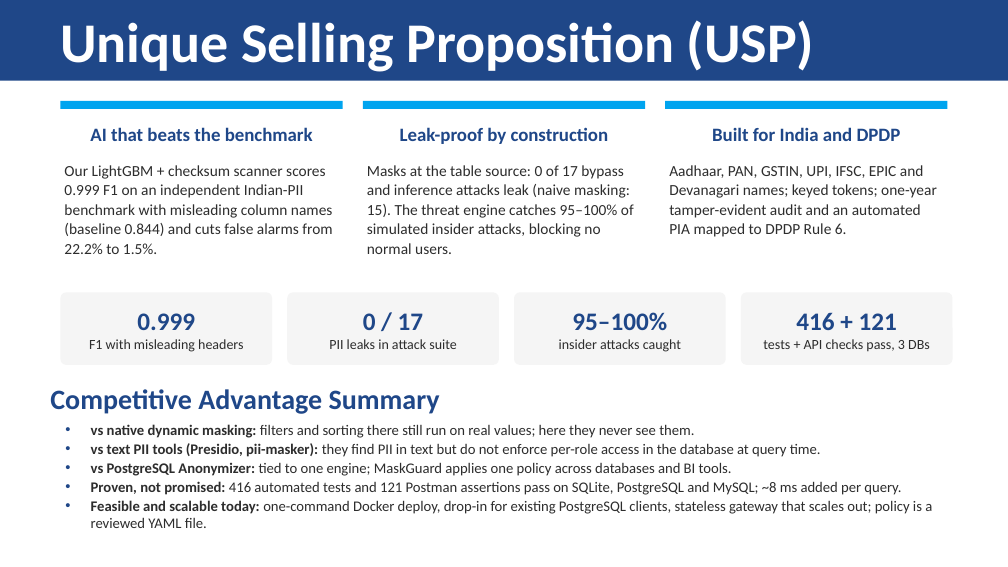
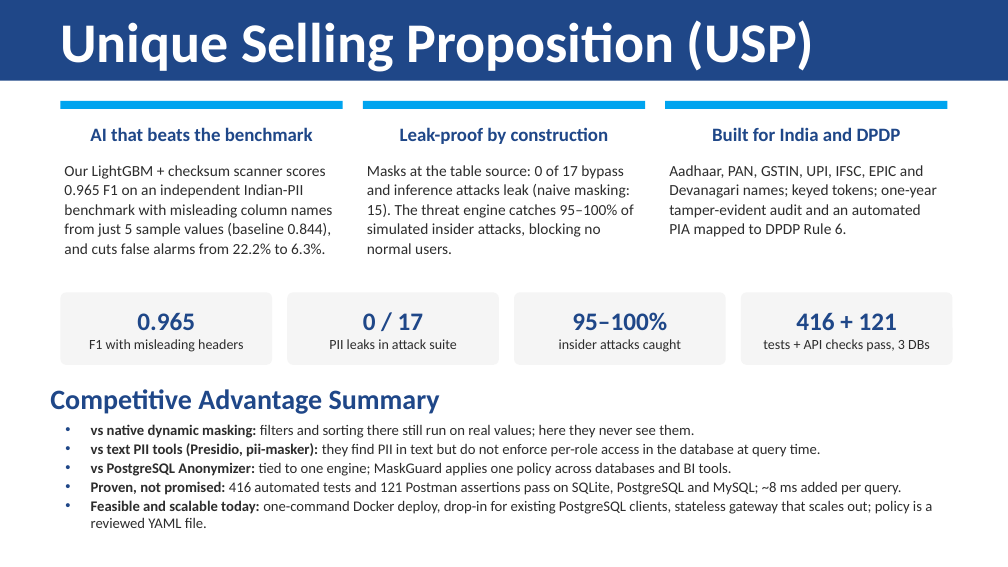
Before and after one commit to hotaro6754/mask, a slide deck: slide 6 of docs/MaskGuard_Round1_Submission.pptx. Drawn at 1008x567 pixels with LibreOffice and Linux fonts; fonts in the diff are those of the drawing. Boxes give left, top, right and bottom in pixels: in the first picture for what was removed or moved away, otherwise in the second. Text is boxed around its words. In the diff, an @@ line names an element or a change of style, - is before the commit and + after.

```diff
--- a/docs/MaskGuard_Round1_Submission.pptx
+++ b/docs/MaskGuard_Round1_Submission.pptx
@@ text at <box>64,165,333,254</box>: text changed @@
-Our LightGBM + checksum scanner scores 0.999 F1 on an independent Indian-PII benchmark with misleading column names (baseline 0.844) and cuts false alarms from 22.2% to 1.5%.
+Our LightGBM + checksum scanner scores 0.965 F1 on an independent Indian-PII benchmark with misleading column names from just 5 sample values (baseline 0.844), and cuts false alarms from 22.2% to 6.3%.
@@ text in rounded rectangle at <box>137,312,195,330</box>: text changed @@
-0.999
+0.965
```
Also in this commit, not shown: 1 other slide changed, 1 other file.
